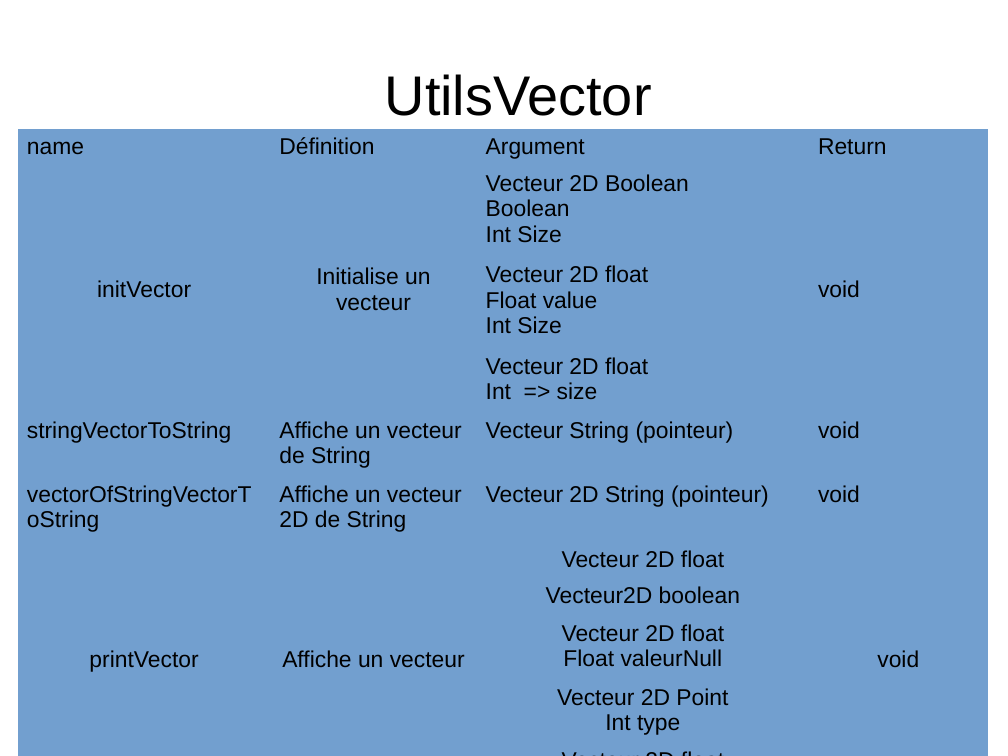
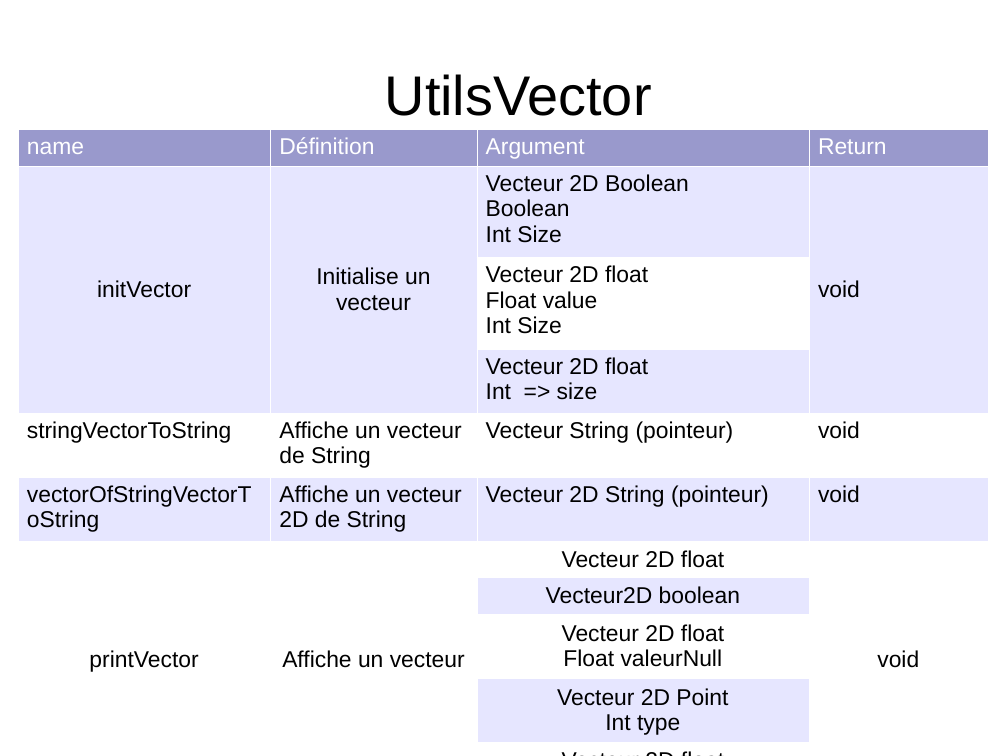
Before and after one commit to exopole/gitVTK, a slide deck: slide 43 of Presentation/PresentationCode.odp. Drawn at 1008x756 pixels with LibreOffice and Linux fonts; fonts in the diff are those of the drawing. Boxes give left, top, right and bottom in pixels: in the first picture for what was removed or moved away, otherwise in the second. Text is boxed around its words. In the diff, an @@ line names an element or a change of style, - is before the commit and + after.

```diff
--- a/Presentation/PresentationCode.odp
+++ b/Presentation/PresentationCode.odp
@@ table at (x1=18, y1=129, x2=989, y2=745) @@
@@ fill #729FCF to #9999CC in row 1 @@
@@ fill #729FCF to #E6E6FF in 11 cells @@
@@ fill #729FCF to #FFFFFF in 11 cells @@
@@ text colour #000000 to #FFFFFF in "name", "Définition", "Argument", "Return" @@
@@ borders changed @@
```
Also in this commit, not shown: 28 other slides changed, 9 other files.
